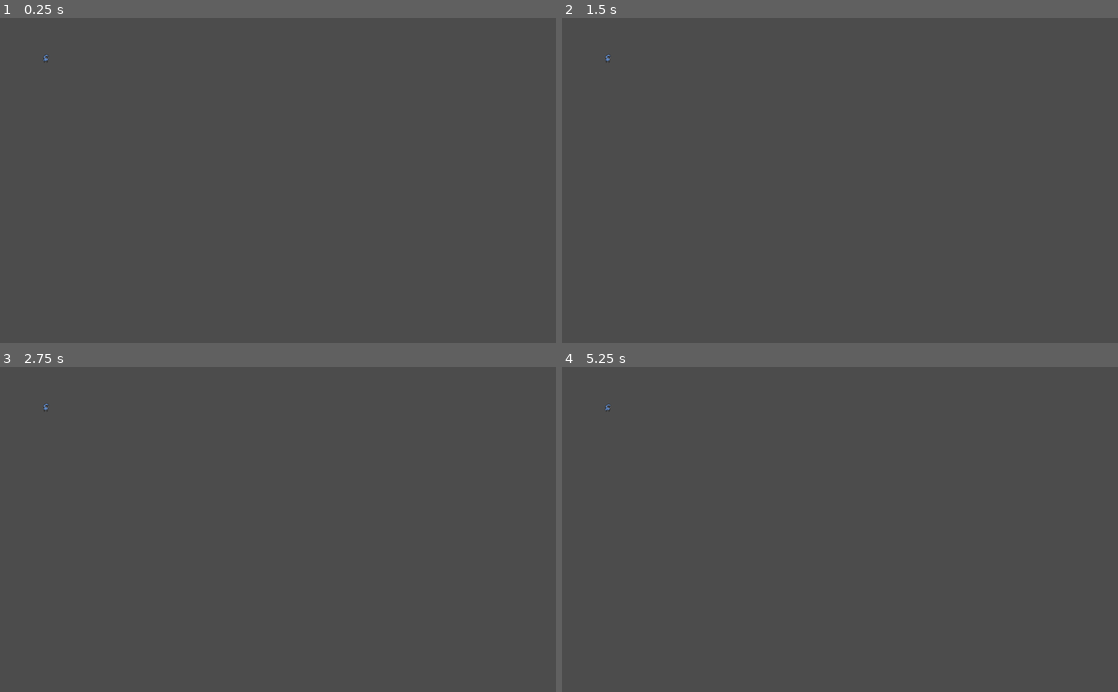
Above: before the commit, frames 1-4 (two rows, left to right).
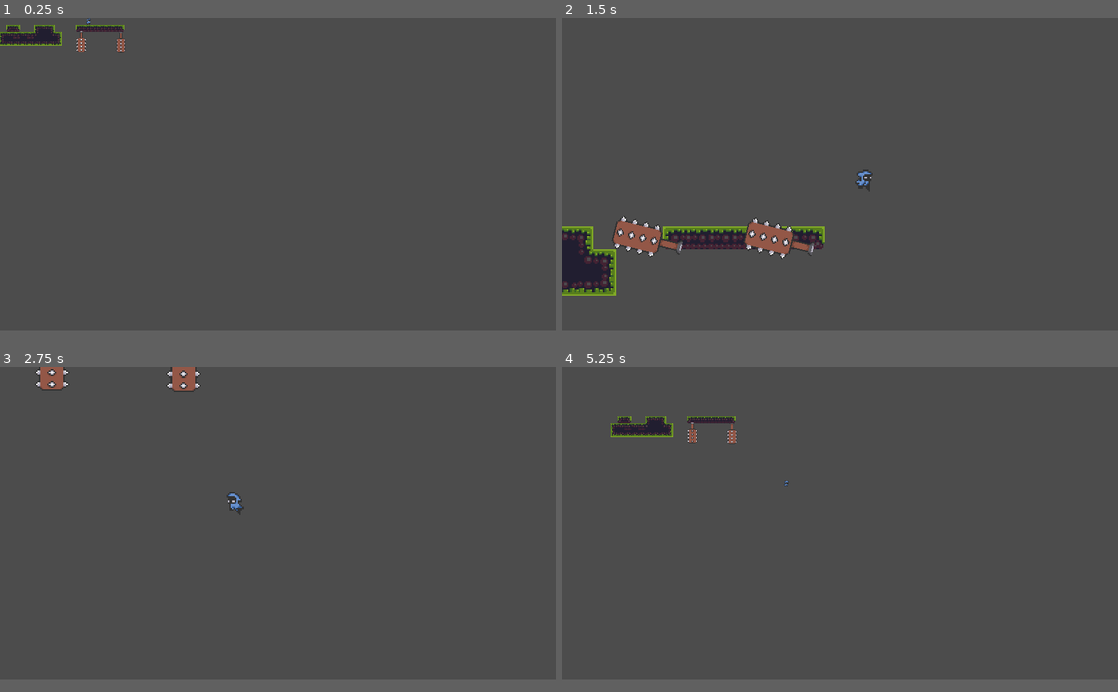
Above: after the commit, the same moments.

Repository: carder46/Platformer
Game: Godot game, scene res://World.tscn
Two runs of this game, one before a commit and one after it. Both use one fixed random seed, a clock stepped at 60 frames per second and the inputs below. The project has no main scene, so this scene is started directly.
Inputs:
- Up to frame 1 (0.25 s): no input
- Up to frame 2 (1.5 s): hold D (right, bound only after the commit) from 0.53 s (still down); tap Z (zoom, bound only after the commit) at 0.6 s; tap Space (jump, bound only after the commit) at 0.77, 0.8, 1.07, 1.35 s
- Up to frame 3 (2.75 s): tap Space (jump, bound only after the commit) at 1.52, 1.82, 2.3 s; tap Z (zoom, bound only after the commit) at 1.55, 2.1 s; release D (right, bound only after the commit) at 2.03 s; hold A (left, bound only after the commit) from 2.03 s (still down)
- Up to frame 4 (5.25 s): release A (left, bound only after the commit) at 2.78 s; hold D (right, bound only after the commit) 2.78-4.28 s; tap Z (zoom, bound only after the commit) at 2.85, 4.35, 5.1 s; tap Space (jump, bound only after the commit) at 3.02, 3.32, 3.6, 3.77, 4.07, 4.52, 4.82 s; hold A (left, bound only after the commit) 4.28-5.03 s; hold D (right, bound only after the commit) from 5.03 s (still down)
In our replay, the window is 800x468 before the commit and 800x450 after it. These sizes can differ from the game's own. Grey fills any space a smaller window leaves; there, only what the larger window draws over its background counts as a difference.

The runs differ from the first frame. In frame 1, 0.9% of the frame differs, in the area x 0-23%, y 0-14%; in frame 2, 4.8%, in the area x 0-56%, y 11-86%; in frame 3, 0.9%; in frame 4, 1.0%.

Commit message:
Alot of work done, forgot to commit.

Diff:
--- /dev/null
+++ b/Camera2D.gd
@@ -0,0 +1,24 @@
+extends Camera2D
+
+var target = null
+var zoomed = false
+var center = Vector2.ZERO
+func _ready():
+	center = get_viewport_rect().size/2
+
+func _process(delta):
+	if Input.is_action_just_pressed("zoom"):
+		if zoomed:
+			target = null
+			zoomed = false
+		else:
+			target = owner.get_node("Player")
+			zoomed = true
+
+	if zoomed:
+		zoom = Vector2(0.3,0.3)
+		position = target.global_position
+
+	else:
+		zoom = Vector2(1,1)
+		position = center
--- a/Scenes/Player.gd
+++ b/Scenes/Player.gd
@@ -1,6 +1,75 @@
 extends KinematicBody2D
 
+export (int) var speed = 120
+export (int) var jump_speed = 180
+export (int) var gravity = 400
+export (int) var slide_speed = 400
+
+var velocity = Vector2.ZERO
+
+export (float) var friction = 10
+export (float) var acceleration = 25
+
+enum state {IDLE, RUNNING, PUSHING, ROLLING, JUMP, STARTJUMP, FALL, ATTACK}
+
+onready var player_state = state.IDLE
 
 func _ready():
 	$AnimationPlayer.play("Idle")
 	pass
+
+func update_animation(anim):
+	if velocity.x < 0:
+		$Sprite.flip_h = true
+	elif velocity.x > 0:
+		$Sprite.flip_h = false
+
+	match(anim):
+		state.FALL:
+			$AnimationPlayer.play("fall")
+		state.ATTACK:
+			$AnimationPlayer.play("attack")
+		state.IDLE:
+			$AnimationPlayer.play("Idle")
+		state.JUMP:
+			$AnimationPlayer.play("jump")
+		state.PUSHING:
+			$AnimationPlayer.play("pushing")
+		state.RUNNING:
+			$AnimationPlayer.play("Running")
+	pass
+
+func handle_state(player_state):
+	match(player_state):
+		state.STARTJUMP:
+			velocity.y = -jump_speed
+	pass
+
+func get_input():
+	var dir = Input.get_action_strength("right") - Input.get_action_strength("left")
+	if dir != 0:
+		velocity.x = move_toward(velocity.x, dir*speed, acceleration)
+	else:
+		velocity.x = move_toward(velocity.x, 0, friction)
+
+func _physics_process(delta):
+	get_input()
+	print(is_on_floor())
+	if velocity == Vector2.ZERO:
+		player_state = state.IDLE
+	if Input.is_action_just_pressed("jump") and is_on_floor():
+		player_state = state.STARTJUMP
+	elif velocity.x != 0:
+		player_state = state.RUNNING
+
+	if not is_on_floor():
+		if velocity.y <0:
+			player_state = state.JUMP
+		if velocity.y >0:
+			player_state = state.FALL
+
+	handle_state(player_state)
+	update_animation(player_state)
+	#set gravity
+	velocity.y += gravity * delta
+	velocity = move_and_slide(velocity, Vector2.UP)
--- /dev/null
+++ b/Scenes/SwingingTrap.tscn
@@ -0,0 +1,50 @@
+[gd_scene load_steps=5 format=2]
+
+[ext_resource path="res://Sprites/random/trap_suspended_anim_strip_18.png" type="Texture" id=1]
+[ext_resource path="res://SwingingTrap.gd" type="Script" id=2]
+
+[sub_resource type="Animation" id=1]
+length = 0.001
+tracks/0/type = "bezier"
+tracks/0/path = NodePath(".:rotation_degrees")
+tracks/0/interp = 1
+tracks/0/loop_wrap = true
+tracks/0/imported = false
+tracks/0/enabled = true
+tracks/0/keys = {
+"points": PoolRealArray( 0, -0.25, 0, 0.25, 0 ),
+"times": PoolRealArray( 0 )
+}
+
+[sub_resource type="Animation" id=2]
+resource_name = "Swing"
+loop = true
+tracks/0/type = "bezier"
+tracks/0/path = NodePath(".:rotation_degrees")
+tracks/0/interp = 1
+tracks/0/loop_wrap = true
+tracks/0/imported = false
+tracks/0/enabled = true
+tracks/0/keys = {
+"points": PoolRealArray( -104, -0.25, 0, 0.25, 0, 104, -0.25, 0, 0.25, 0, -104, -0.25, 0, 0.25, 0 ),
+"times": PoolRealArray( 0, 0.5, 1 )
+}
+
+[node name="SwingingTrap" type="Node2D"]
+script = ExtResource( 2 )
+
+[node name="Sprite" type="Sprite" parent="."]
+position = Vector2( 0, 16 )
+texture = ExtResource( 1 )
+hframes = 18
+
+[node name="Area2D" type="Area2D" parent="."]
+
+[node name="CollisionPolygon2D" type="CollisionPolygon2D" parent="Area2D"]
+polygon = PoolVector2Array( -3, 15, -7, 15, -7, 16, -8, 16, -8, 17, -10, 17, -10, 18, -11, 18, -11, 19, -12, 19, -12, 20, -11, 20, -11, 21, -10, 21, -10, 22, -9, 22, -9, 25, -10, 25, -10, 26, -11, 26, -11, 27, -12, 27, -12, 28, -11, 28, -11, 29, -10, 29, -10, 30, -9, 30, -9, 33, -10, 33, -10, 34, -11, 34, -11, 35, -12, 35, -12, 36, -11, 36, -11, 37, -10, 37, -10, 38, -9, 38, -9, 41, -10, 41, -10, 42, -11, 42, -11, 43, -12, 43, -12, 44, -11, 44, -11, 45, -10, 45, -10, 46, -8, 46, -8, 47, -7, 47, -7, 48, 7, 48, 7, 47, 8, 47, 8, 46, 10, 46, 10, 45, 11, 45, 11, 44, 12, 44, 12, 43, 11, 43, 11, 42, 10, 42, 10, 41, 9, 41, 9, 38, 10, 38, 10, 37, 11, 37, 11, 36, 12, 36, 12, 35, 11, 35, 11, 34, 10, 34, 10, 33, 9, 33, 9, 30, 10, 30, 10, 29, 11, 29, 11, 28, 12, 28, 12, 27, 11, 27, 11, 26, 10, 26, 10, 25, 9, 25, 9, 22, 10, 22, 10, 21, 11, 21, 11, 20, 12, 20, 12, 19, 11, 19, 11, 18, 10, 18, 10, 17, 8, 17, 8, 16, 7, 16, 7, 15 )
+
+[node name="AnimationPlayer" type="AnimationPlayer" parent="."]
+anims/RESET = SubResource( 1 )
+anims/Swing = SubResource( 2 )
+
+[connection signal="body_entered" from="Area2D" to="." method="_on_Area2D_body_entered"]
--- /dev/null
+++ b/SwingingTrap.gd
@@ -0,0 +1,10 @@
+extends Node2D
+
+
+func _ready():
+	$AnimationPlayer.play("Swing")
+
+
+func _on_Area2D_body_entered(body):
+	if body.is_in_group("Player"):
+		print("player dead")
--- a/World.tscn
+++ b/World.tscn
@@ -1,8 +1,267 @@
-[gd_scene load_steps=2 format=2]
+[gd_scene load_steps=27 format=2]
 
 [ext_resource path="res://Scenes/Player.tscn" type="PackedScene" id=1]
+[ext_resource path="res://Sprites/tiles/tileset.png" type="Texture" id=2]
+[ext_resource path="res://Camera2D.gd" type="Script" id=3]
+[ext_resource path="res://Scenes/SwingingTrap.tscn" type="PackedScene" id=4]
+
+[sub_resource type="RectangleShape2D" id=1]
+extents = Vector2( 808.25, 10 )
+
+[sub_resource type="ConvexPolygonShape2D" id=3]
+points = PoolVector2Array( 0, 0, 16, 0, 16, 16, 0, 16 )
+
+[sub_resource type="ConvexPolygonShape2D" id=4]
+points = PoolVector2Array( 0, 0, 16, 0, 16, 16, 0, 16 )
+
+[sub_resource type="ConvexPolygonShape2D" id=5]
+points = PoolVector2Array( 0, 0, 16, 0, 16, 16, 0, 16 )
+
+[sub_resource type="ConvexPolygonShape2D" id=6]
+points = PoolVector2Array( 0, 0, 16, 0, 16, 16, 0, 16 )
+
+[sub_resource type="ConvexPolygonShape2D" id=7]
+points = PoolVector2Array( 0, 0, 16, 0, 16, 16, 0, 16 )
+
+[sub_resource type="ConvexPolygonShape2D" id=8]
+points = PoolVector2Array( 0, 0, 16, 0, 16, 16, 0, 16 )
+
+[sub_resource type="ConvexPolygonShape2D" id=9]
+points = PoolVector2Array( 0, 0, 16, 0, 16, 16, 0, 16 )
+
+[sub_resource type="ConvexPolygonShape2D" id=10]
+points = PoolVector2Array( 0, 0, 16, 0, 16, 16, 0, 16 )
+
+[sub_resource type="ConvexPolygonShape2D" id=11]
+points = PoolVector2Array( 0, 0, 16, 0, 16, 16, 0, 16 )
+
+[sub_resource type="ConvexPolygonShape2D" id=12]
+points = PoolVector2Array( 0, 0, 16, 0, 16, 16, 0, 16 )
+
+[sub_resource type="ConvexPolygonShape2D" id=13]
+points = PoolVector2Array( 0, 0, 16, 0, 16, 16, 0, 16 )
+
+[sub_resource type="ConvexPolygonShape2D" id=14]
+points = PoolVector2Array( 0, 0, 16, 0, 16, 16, 0, 16 )
+
+[sub_resource type="ConvexPolygonShape2D" id=15]
+points = PoolVector2Array( 0, 0, 16, 0, 16, 16, 0, 16 )
+
+[sub_resource type="ConvexPolygonShape2D" id=16]
+points = PoolVector2Array( 0, 0, 16, 0, 16, 16, 0, 16 )
+
+[sub_resource type="ConvexPolygonShape2D" id=17]
+points = PoolVector2Array( 0, 0, 16, 0, 16, 16, 0, 16 )
+
+[sub_resource type="ConvexPolygonShape2D" id=18]
+points = PoolVector2Array( 0, 0, 16, 0, 16, 16, 0, 16 )
+
+[sub_resource type="ConvexPolygonShape2D" id=19]
+points = PoolVector2Array( 0, 0, 16, 0, 16, 16, 0, 16 )
+
+[sub_resource type="ConvexPolygonShape2D" id=20]
+points = PoolVector2Array( 0, 0, 16, 0, 16, 16, 0, 16 )
+
+[sub_resource type="ConvexPolygonShape2D" id=21]
+points = PoolVector2Array( 0, 0, 16, 0, 16, 16, 0, 16 )
+
+[sub_resource type="ConvexPolygonShape2D" id=22]
+points = PoolVector2Array( 0, 0, 16, 0, 16, 16, 0, 16 )
+
+[sub_resource type="TileSet" id=2]
+1/name = "AutoTile"
+1/texture = ExtResource( 2 )
+1/tex_offset = Vector2( 0, 0 )
+1/modulate = Color( 1, 1, 1, 1 )
+1/region = Rect2( 0, 0, 192, 96 )
+1/tile_mode = 1
+1/autotile/bitmask_mode = 0
+1/autotile/bitmask_flags = [ Vector2( 0, 0 ), 256, Vector2( 0, 1 ), 260, Vector2( 0, 2 ), 4, Vector2( 1, 0 ), 320, Vector2( 1, 1 ), 325, Vector2( 1, 2 ), 5, Vector2( 2, 0 ), 64, Vector2( 2, 1 ), 65, Vector2( 2, 2 ), 1, Vector2( 3, 0 ), 69, Vector2( 3, 1 ), 65, Vector2( 3, 2 ), 321, Vector2( 4, 0 ), 5, Vector2( 4, 2 ), 320, Vector2( 5, 0 ), 261, Vector2( 5, 1 ), 260, Vector2( 5, 2 ), 324, Vector2( 6, 3 ), 320, Vector2( 7, 3 ), 320, Vector2( 8, 3 ), 64 ]
+1/autotile/icon_coordinate = Vector2( 0, 0 )
+1/autotile/tile_size = Vector2( 16, 16 )
+1/autotile/spacing = 0
+1/autotile/occluder_map = [  ]
+1/autotile/navpoly_map = [  ]
+1/autotile/priority_map = [  ]
+1/autotile/z_index_map = [  ]
+1/occluder_offset = Vector2( 0, 0 )
+1/navigation_offset = Vector2( 0, 0 )
+1/shape_offset = Vector2( 0, 0 )
+1/shape_transform = Transform2D( 1, 0, 0, 1, 0, 0 )
+1/shape = SubResource( 3 )
+1/shape_one_way = false
+1/shape_one_way_margin = 1.0
+1/shapes = [ {
+"autotile_coord": Vector2( 0, 0 ),
+"one_way": false,
+"one_way_margin": 1.0,
+"shape": SubResource( 3 ),
+"shape_transform": Transform2D( 1, 0, 0, 1, 0, 0 )
+}, {
+"autotile_coord": Vector2( 1, 0 ),
+"one_way": false,
+"one_way_margin": 1.0,
+"shape": SubResource( 4 ),
+"shape_transform": Transform2D( 1, 0, 0, 1, 0, 0 )
+}, {
+"autotile_coord": Vector2( 2, 0 ),
+"one_way": false,
+"one_way_margin": 1.0,
+"shape": SubResource( 5 ),
+"shape_transform": Transform2D( 1, 0, 0, 1, 0, 0 )
+}, {
+"autotile_coord": Vector2( 2, 1 ),
+"one_way": false,
+"one_way_margin": 1.0,
+"shape": SubResource( 6 ),
+"shape_transform": Transform2D( 1, 0, 0, 1, 0, 0 )
+}, {
+"autotile_coord": Vector2( 2, 2 ),
+"one_way": false,
+"one_way_margin": 1.0,
+"shape": SubResource( 7 ),
+"shape_transform": Transform2D( 1, 0, 0, 1, 0, 0 )
+}, {
+"autotile_coord": Vector2( 1, 2 ),
+"one_way": false,
+"one_way_margin": 1.0,
+"shape": SubResource( 8 ),
+"shape_transform": Transform2D( 1, 0, 0, 1, 0, 0 )
+}, {
+"autotile_coord": Vector2( 0, 2 ),
+"one_way": false,
+"one_way_margin": 1.0,
+"shape": SubResource( 9 ),
+"shape_transform": Transform2D( 1, 0, 0, 1, 0, 0 )
+}, {
+"autotile_coord": Vector2( 0, 1 ),
+"one_way": false,
+"one_way_margin": 1.0,
+"shape": SubResource( 10 ),
+"shape_transform": Transform2D( 1, 0, 0, 1, 0, 0 )
+}, {
+"autotile_coord": Vector2( 1, 1 ),
+"one_way": false,
+"one_way_margin": 1.0,
+"shape": SubResource( 11 ),
+"shape_transform": Transform2D( 1, 0, 0, 1, 0, 0 )
+}, {
+"autotile_coord": Vector2( 3, 0 ),
+"one_way": false,
+"one_way_margin": 1.0,
+"shape": SubResource( 12 ),
+"shape_transform": Transform2D( 1, 0, 0, 1, 0, 0 )
+}, {
+"autotile_coord": Vector2( 4, 0 ),
+"one_way": false,
+"one_way_margin": 1.0,
+"shape": SubResource( 13 ),
+"shape_transform": Transform2D( 1, 0, 0, 1, 0, 0 )
+}, {
+"autotile_coord": Vector2( 5, 0 ),
+"one_way": false,
+"one_way_margin": 1.0,
+"shape": SubResource( 14 ),
+"shape_transform": Transform2D( 1, 0, 0, 1, 0, 0 )
+}, {
+"autotile_coord": Vector2( 5, 1 ),
+"one_way": false,
+"one_way_margin": 1.0,
+"shape": SubResource( 15 ),
+"shape_transform": Transform2D( 1, 0, 0, 1, 0, 0 )
+}, {
+"autotile_coord": Vector2( 5, 2 ),
+"one_way": false,
+"one_way_margin": 1.0,
+"shape": SubResource( 16 ),
+"shape_transform": Transform2D( 1, 0, 0, 1, 0, 0 )
+}, {
+"autotile_coord": Vector2( 4, 2 ),
+"one_way": false,
+"one_way_margin": 1.0,
+"shape": SubResource( 17 ),
+"shape_transform": Transform2D( 1, 0, 0, 1, 0, 0 )
+}, {
+"autotile_coord": Vector2( 3, 2 ),
+"one_way": false,
+"one_way_margin": 1.0,
+"shape": SubResource( 18 ),
+"shape_transform": Transform2D( 1, 0, 0, 1, 0, 0 )
+}, {
+"autotile_coord": Vector2( 3, 1 ),
+"one_way": false,
+"one_way_margin": 1.0,
+"shape": SubResource( 19 ),
+"shape_transform": Transform2D( 1, 0, 0, 1, 0, 0 )
+} ]
+1/z_index = 0
+2/name = "Individual"
+2/texture = ExtResource( 2 )
+2/tex_offset = Vector2( 0, 0 )
+2/modulate = Color( 1, 1, 1, 1 )
+2/region = Rect2( 96, 48, 48, 32 )
+2/tile_mode = 2
+2/autotile/icon_coordinate = Vector2( 0, 0 )
+2/autotile/tile_size = Vector2( 16, 16 )
+2/autotile/spacing = 0
+2/autotile/occluder_map = [  ]
+2/autotile/navpoly_map = [  ]
+2/autotile/priority_map = [  ]
+2/autotile/z_index_map = [  ]
+2/occluder_offset = Vector2( 0, 0 )
+2/navigation_offset = Vector2( 0, 0 )
+2/shape_offset = Vector2( 0, 0 )
+2/shape_transform = Transform2D( 1, 0, 0, 1, 0, 0 )
+2/shape = SubResource( 20 )
+2/shape_one_way = false
+2/shape_one_way_margin = 1.0
+2/shapes = [ {
+"autotile_coord": Vector2( 0, 0 ),
+"one_way": false,
+"one_way_margin": 1.0,
+"shape": SubResource( 20 ),
+"shape_transform": Transform2D( 1, 0, 0, 1, 0, 0 )
+}, {
+"autotile_coord": Vector2( 1, 0 ),
+"one_way": false,
+"one_way_margin": 1.0,
+"shape": SubResource( 21 ),
+"shape_transform": Transform2D( 1, 0, 0, 1, 0, 0 )
+}, {
+"autotile_coord": Vector2( 2, 0 ),
+"one_way": false,
+"one_way_margin": 1.0,
+"shape": SubResource( 22 ),
+"shape_transform": Transform2D( 1, 0, 0, 1, 0, 0 )
+} ]
+2/z_index = 0
 
 [node name="World" type="Node2D"]
-position = Vector2( 85, 75 )
 
 [node name="Player" parent="." instance=ExtResource( 1 )]
+position = Vector2( 206, 5 )
+
+[node name="StaticBody2D" type="StaticBody2D" parent="."]
+position = Vector2( 227.5, 76 )
+
+[node name="CollisionShape2D" type="CollisionShape2D" parent="StaticBody2D"]
+position = Vector2( 477.25, 138 )
+shape = SubResource( 1 )
+
+[node name="TileMap" type="TileMap" parent="."]
+tile_set = SubResource( 2 )
+cell_size = Vector2( 16, 16 )
+format = 1
+tile_data = PoolIntArray( 65537, 2, 0, 65538, 2, 2, 65541, 1, 0, 65542, 1, 1, 65543, 1, 2, 65547, 2, 0, 65548, 2, 1, 65549, 2, 1, 65550, 2, 1, 65551, 2, 1, 65552, 2, 1, 65553, 2, 2, 131072, 1, 0, 131073, 1, 131076, 131074, 1, 196615, 131075, 1, 131076, 131076, 1, 196615, 131077, 1, 131077, 131078, 1, 65537, 131079, 1, 131075, 131080, 1, 2, 196608, 1, 131072, 196609, 1, 131073, 196610, 1, 131073, 196611, 1, 131073, 196612, 1, 131073, 196613, 1, 4, 196614, 1, 4, 196615, 1, 131073, 196616, 1, 131074 )
+
+[node name="Camera2D" type="Camera2D" parent="."]
+position = Vector2( 646, 361 )
+current = true
+smoothing_enabled = true
+script = ExtResource( 3 )
+
+[node name="SwingingTrap" parent="." instance=ExtResource( 4 )]
+position = Vector2( 189, 31 )
+
+[node name="SwingingTrap2" parent="." instance=ExtResource( 4 )]
+position = Vector2( 280, 32 )
--- a/project.godot
+++ b/project.godot
@@ -12,6 +12,16 @@
 
 config/name="Platformer"
 config/icon="res://icon.png"
+
+[display]
+
+window/size/width=1280
+window/size/height=720
+window/size/test_width=1280
+window/size/test_height=720
+window/dpi/allow_hidpi=true
+window/stretch/mode="2d"
+window/stretch/aspect="keep"
 
 [importer_defaults]
 
@@ -37,6 +47,33 @@
 "svg/scale": 1.0
 }
 
+[input]
+
+right={
+"deadzone": 0.5,
+"events": [ Object(InputEventKey,"resource_local_to_scene":false,"resource_name":"","device":0,"alt":false,"shift":false,"control":false,"meta":false,"command":false,"pressed":false,"scancode":68,"physical_scancode":0,"unicode":0,"echo":false,"script":null)
+, Object(InputEventKey,"resource_local_to_scene":false,"resource_name":"","device":0,"alt":false,"shift":false,"control":false,"meta":false,"command":false,"pressed":false,"scancode":16777233,"physical_scancode":0,"unicode":0,"echo":false,"script":null)
+ ]
+}
+left={
+"deadzone": 0.5,
+"events": [ Object(InputEventKey,"resource_local_to_scene":false,"resource_name":"","device":0,"alt":false,"shift":false,"control":false,"meta":false,"command":false,"pressed":false,"scancode":65,"physical_scancode":0,"unicode":0,"echo":false,"script":null)
+, Object(InputEventKey,"resource_local_to_scene":false,"resource_name":"","device":0,"alt":false,"shift":false,"control":false,"meta":false,"command":false,"pressed":false,"scancode":16777231,"physical_scancode":0,"unicode":0,"echo":false,"script":null)
+ ]
+}
+jump={
+"deadzone": 0.5,
+"events": [ Object(InputEventKey,"resource_local_to_scene":false,"resource_name":"","device":0,"alt":false,"shift":false,"control":false,"meta":false,"command":false,"pressed":false,"scancode":32,"physical_scancode":0,"unicode":0,"echo":false,"script":null)
+, Object(InputEventKey,"resource_local_to_scene":false,"resource_name":"","device":0,"alt":false,"shift":false,"control":false,"meta":false,"command":false,"pressed":false,"scancode":87,"physical_scancode":0,"unicode":0,"echo":false,"script":null)
+, Object(InputEventKey,"resource_local_to_scene":false,"resource_name":"","device":0,"alt":false,"shift":false,"control":false,"meta":false,"command":false,"pressed":false,"scancode":16777232,"physical_scancode":0,"unicode":0,"echo":false,"script":null)
+ ]
+}
+zoom={
+"deadzone": 0.5,
+"events": [ Object(InputEventKey,"resource_local_to_scene":false,"resource_name":"","device":0,"alt":false,"shift":false,"control":false,"meta":false,"command":false,"pressed":false,"scancode":90,"physical_scancode":0,"unicode":0,"echo":false,"script":null)
+ ]
+}
+
 [physics]
 
 common/enable_pause_aware_picking=true
